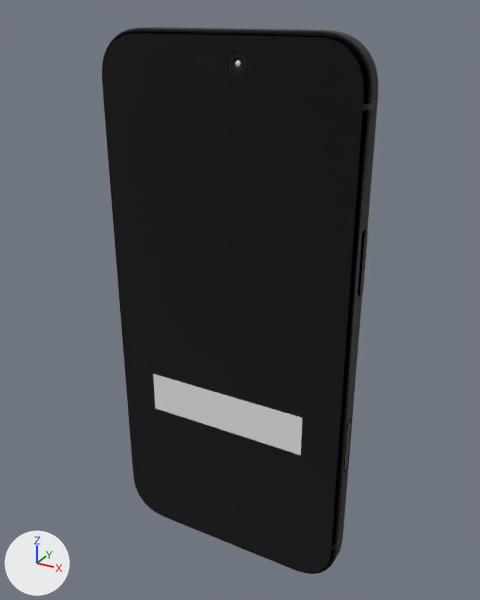
Two versions of the glTF model QAMQOR-iPhone-18-Pro-Max.glb, one commit apart.
Both versions are drawn from a 50 mm lens placed at (0.0889, -0.1556, 0.168), pointed at (0.0003, 0.0054, 0.0875). The lights are fixed; the arrows at lower left show +X, +Y and +Z. The first picture is the older version. Where no turn or scale is listed for an object, it has been applied to the vertices. Vertices at exactly the same position are counted once.
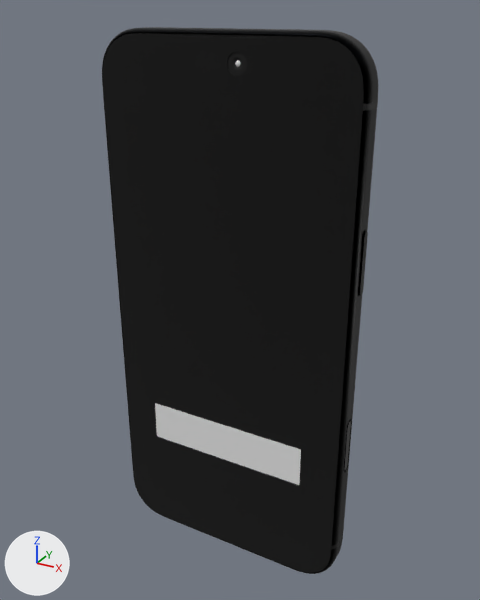
What differs and where, as boxes [x1, y1, x2, y2] in the pictures (480 x 600 px):
'QAMQOR_Request_Button', mesh moved
    before: [153, 374, 302, 455]
    after: [155, 403, 301, 485]

The edits, one by one:
me_qamqor_request_button_mesh is used by ob_qamqor_request_button; location (0.0, 0.0, 0.0).
me_qamqor_request_button_mesh had 4 vertices, 2 faces and spanned x -0.0263..0.0263, y -0.0045, z 0.0465..0.0597.
me_qamqor_request_button_mesh now has 4 vertices, 2 faces and spans x -0.0263..0.0263, y -0.0045, z 0.0354..0.0486.
me_qamqor_request_button_mesh part 1: the whole mesh is moved by (0.0, 0.0, -0.0111).
